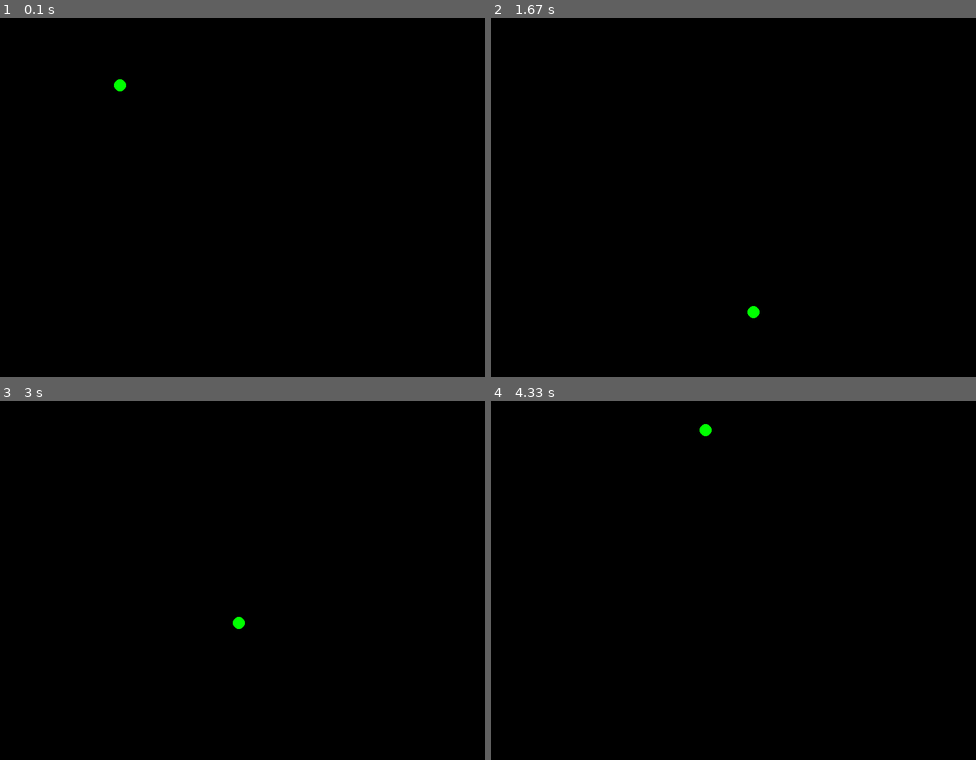
Above: before the commit, frames 1-4 (two rows, left to right).
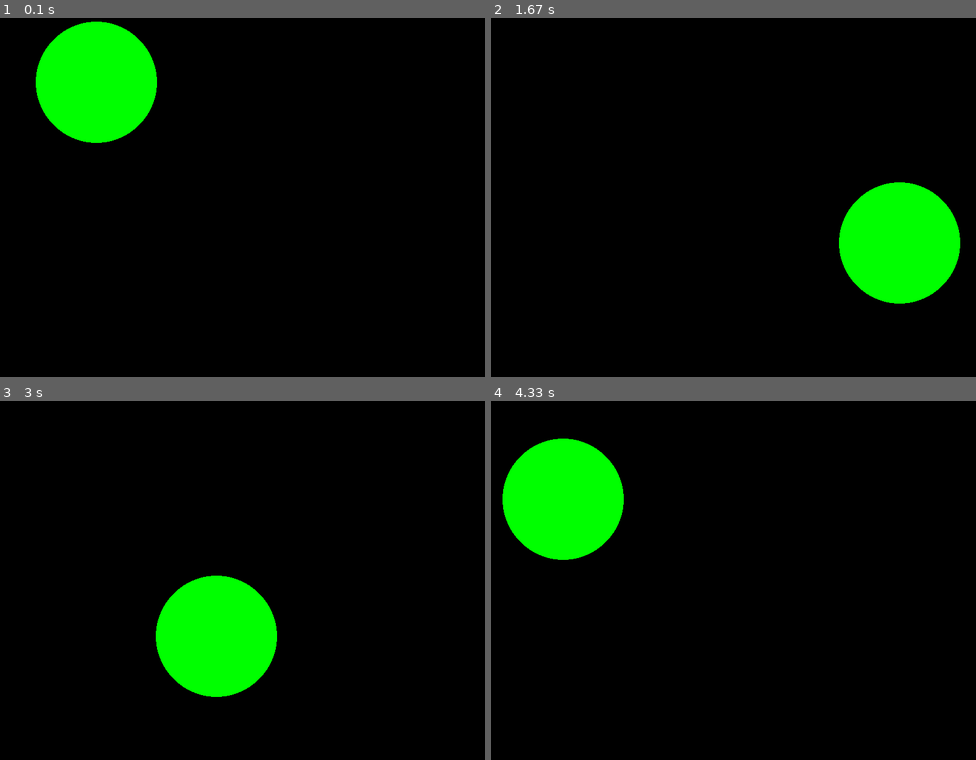
Above: after the commit, the same moments.

Repository: WorapatHongsetong/eng-s_y1_python3
Game: pygame game, started from day1(flying_circle)/flying_circle.py
Same seed, same stepped clock (60 frames per second), same inputs: the game is played once before the commit and once after it.
Inputs:
- Up to frame 1 (0.1 s): no input
- Up to frame 2 (1.67 s): no input
- Up to frame 3 (3 s): no input
- Up to frame 4 (4.33 s): no input

The runs differ from the first frame. In frame 1, 6.5% of the frame differs, in the area x 7-33%, y 1-35%; in frame 2, 6.7%, in the area x 52-97%, y 45-84%; in frame 3, 6.5%; in frame 4, 6.7%.

Commit message:
Apply SRP to class

Diff:
--- a/day1(flying_circle)/flying_circle.py
+++ b/day1(flying_circle)/flying_circle.py
@@ -17,7 +17,7 @@
         self.magnitude = magnitude
         self.direction = direction
 
-    def reflect_angle(self, normal_vector: float) -> None:
+    def reflect_angle(self, normal_vector: float, error:bool = False) -> None:
         direction_ex = (math.cos(self.direction), math.sin(self.direction))
         normal_vector_ex = (math.cos(normal_vector), math.sin(normal_vector))
 
@@ -30,17 +30,29 @@
 
         self.direction = math.atan2(reflected[1], reflected[0])
 
+        if error:
+            self.direction * math.sin(self.direction)
+
     def move(self) -> None:
         self.x += self.magnitude * math.cos(self.direction)
         self.y += self.magnitude * math.sin(self.direction)
 
-    def draw(self, surface, color) -> None:
-        center = (int(self.x), int(self.y))
-        pygame.draw.circle(surface, color, center, self.radius)
+    # def draw(self, surface, color) -> None:
+    #     center = (int(self.x), int(self.y))
+    #     pygame.draw.circle(surface, color, center, self.radius)
 
     def get_collision_box(self) -> tuple:
-        """Returns the coordinates of the collision box for the circle"""
         return (self.x - self.radius, self.x + self.radius, self.y - self.radius, self.y + self.radius)
+
+class Game_Circle(Circle):
+
+    def __init__(self, radius, color, x, y, magnitude = 1, direction = math.pi / 4):
+        super().__init__(radius, x, y, magnitude, direction)
+        self.color = color
+
+    def draw(self, surface: "pygame_surface") -> None:
+        center = (int(self.x), int(self.y))
+        pygame.draw.circle(surface, self.color, center, self.radius)
 
 
 pygame.init()
@@ -58,8 +70,10 @@
 
 
 
+
+
 # Hey Serhii, Play with this Args...
-circle = Circle(10, 100, 100, 20, 0.2) # radius, x, y, speed, starting_angle(rad)
+circle = Game_Circle(100, GREEN, 100, 100, 20, 3) # radius, x, y, speed, starting_angle(rad)
 
 
 
@@ -73,7 +87,7 @@
 
     screen.fill(BLACK)
 
-    circle.draw(screen, GREEN)
+    circle.draw(screen)
 
     circle.move()
 
Not shown, changed: .DS_Store
